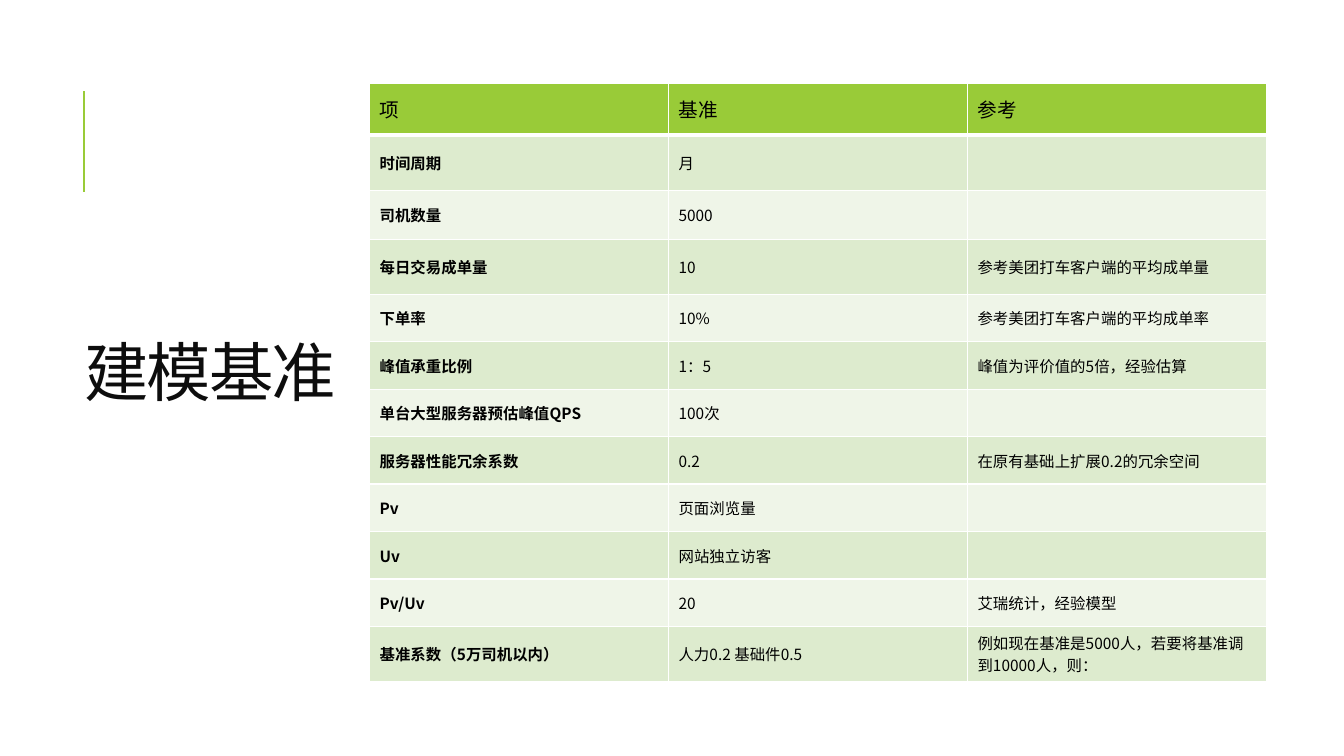
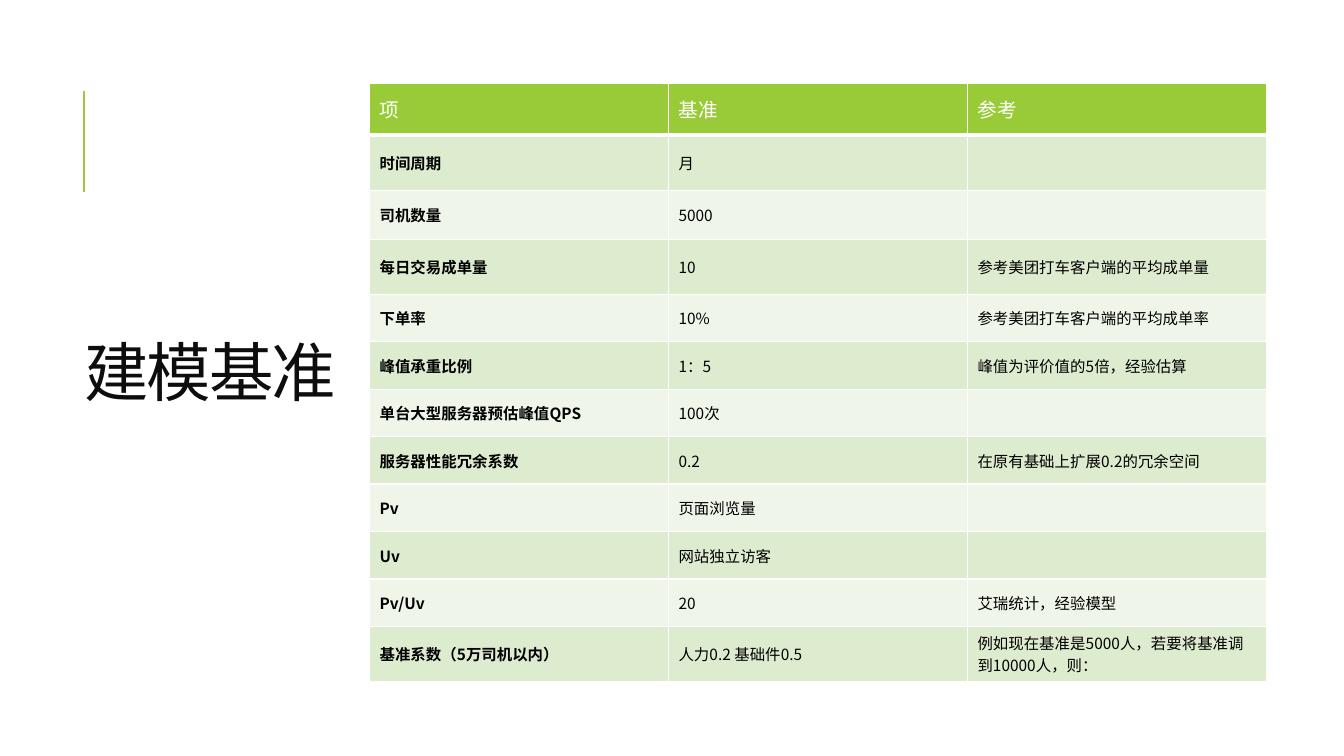
Before and after one commit to gogodog/wiki, a slide deck: slide 9 of 搜谷v2.pptx (slide 12 before the commit). Drawn at 1344x756 pixels with LibreOffice and Linux fonts; fonts in the diff are those of the drawing. Boxes give left, top, right and bottom in pixels: in the first picture for what was removed or moved away, otherwise in the second. Text is boxed around its words. In the diff, an @@ line names an element or a change of style, - is before the commit and + after.

```diff
--- a/搜谷v2.pptx
+++ b/搜谷v2.pptx
@@ table at box(370, 84, 1268, 677) @@
@@ text colour #000000 to #FFFFFF in "项", "基准", "参考" @@
```
Also in this commit, not shown: 6 other slides changed, 3 slides added, 3 other files.
